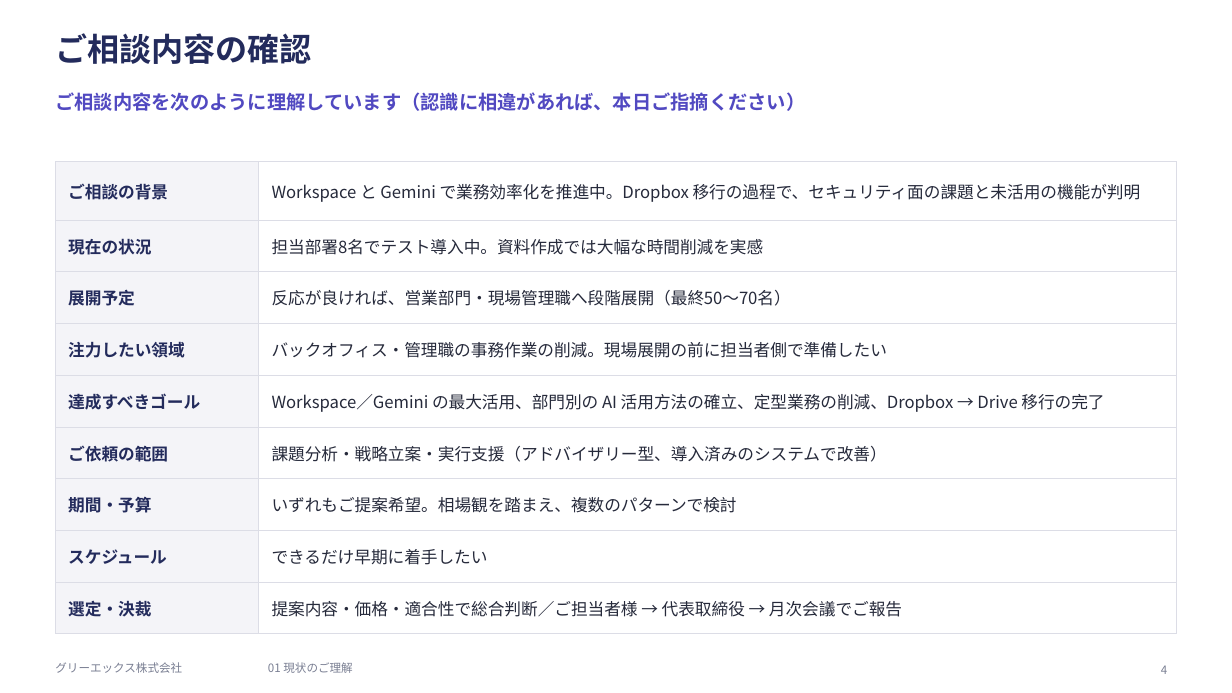
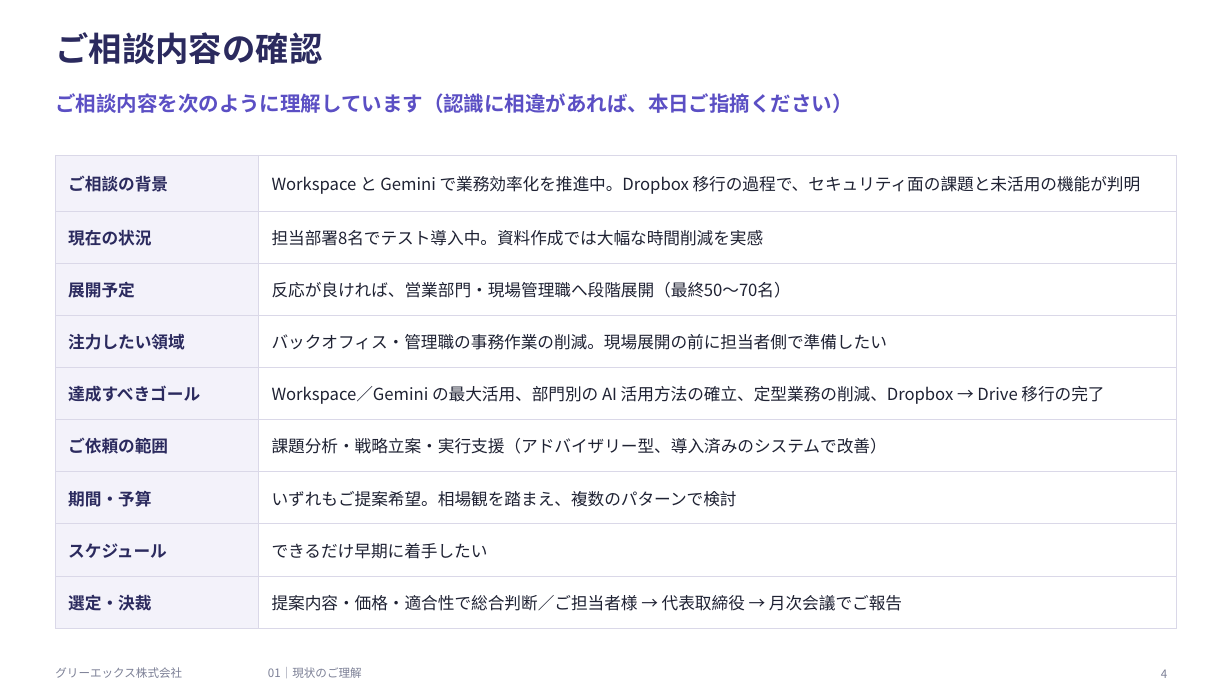
Before and after one commit to hjack0703/sakai, a slide deck: slide 4 of docs/20261027_サカイ様向けご提案_GREEX.pptx. Drawn at 1232x693 pixels with LibreOffice and Linux fonts; fonts in the diff are those of the drawing. Boxes give left, top, right and bottom in pixels: in the first picture for what was removed or moved away, otherwise in the second. Text is boxed around its words. In the diff, an @@ line names an element or a change of style, - is before the commit and + after.

```diff
--- a/docs/20261027_サカイ様向けご提案_GREEX.pptx
+++ b/docs/20261027_サカイ様向けご提案_GREEX.pptx
@@ title "ご相談内容の確認" at [55, 32, 322, 64]: size 25 to 26 pt, text colour #232B5C to #2B2A5E @@
@@ text "ご相談内容を次のように理解しています（認識に相違があれば、本日ご指摘ください）" at [55, 93, 852, 113]: size 15 to 16 pt, text colour #5149C1 to #5B4FC4 @@
@@ table at [55, 155, 1177, 615] @@
@@ fill #F4F4F8 to #F3F2FA in 9 cells @@
@@ text colour #232B5C to #2B2A5E in "ご相談の背景", "現在の状況", "展開予定", "注力したい領域" and 5 more places @@
@@ text colour #262A3B to #1F2233 in "Workspace と Gemini で業務効率化を推進中。Dropbox 移行の過程で、セキュリティ面の課題と未活用の ...", "担当部署8名でテスト導入中。資料作成では大幅な時間削減を実感", "反応が良ければ、営業部門・現場管理職へ段階展開（最終50〜70名）", "バックオフィス・管理職の事務作業の削減。現場展開の前に担当者側で準備したい" and 5 more places @@
@@ borders changed @@
@@ table: place and size @@
-table at [55, 162, 1177, 621]
+table at [55, 155, 1177, 615]
@@ text "グリーエックス株式会社" at [55, 667, 182, 678]: text colour #7A7F93 to #7C8096 @@
@@ text at [268, 667, 362, 678]: text changed; text colour #7A7F93 to #7C8096 @@
-01 現状のご理解
+01｜現状のご理解
@@ page number at [1161, 669, 1167, 678]: text colour #7A7F93 to #7C8096 @@
```
Also in this commit, not shown: 25 other slides changed, 6 other files.
